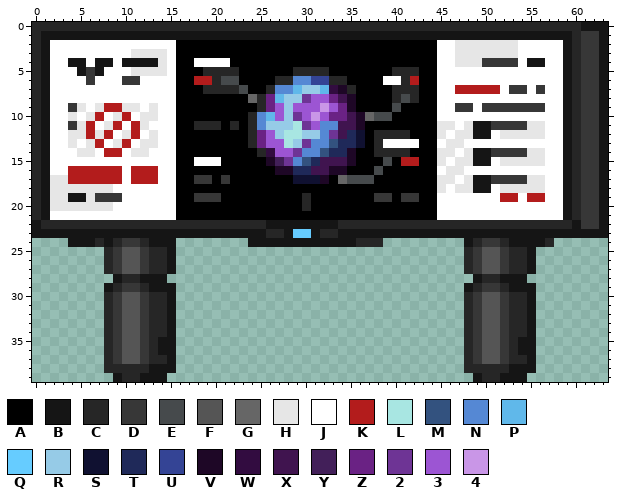
Pixel-art file: objects/knightfall/important/knightfall_advisoryscreen/sprite/main6.ase. The first picture shows the starting point.
64x40 pixels, 1 frame. Colours within 5 levels of each other are drawn and written as one.
Visible layers, top first: "Planet", "Planet Darkened" opacity 60%, "Text", "Connectors" opacity 40%, "Caution Strip", "Background", "Main".
Palette (. is transparent): A #000000  B #151515  C #262626  D #373737  E #464a4c  F #555555  G #666666  H #e6e6e6  J #ffffff  K #b31c1c  L #a8e6e2  M #33527f  N #5588d4  P #60b8ea  Q #66ccff  R #96cbe7  S #101131  T #1f2959  U #344495  V #1e0726  W #320c40  X #40144f  Y #421f59  Z #6a2284  2 #6e3495  3 #9c55d3  4 #c996e7
Pixels before (only the part around the change), first column x 17:
 0 CCCCCCCCCCCCCCCCCCCCCCCCCCCCCCCC
 1 BBBBBBBBBBBBBBBBBBBBBBBBBBBBBBBB
 2 AAAAAAAAAAAAAAAAAAAAAAAAAAAAJJHH
 3 AAAAAAAAAAAAAAAAAAAAAAAAAAAAJJHH
 4 AJJJJAAAAAAAAAAAAAAAAAAAAAAAJJHH
 5 AACCCCAAAAAACCCCAAAAAAACCCAAJJJJ
 6 AKKCEEAAAACCNNUUCCAAAAJJCKAAJJJJ
 7 AACCCCEAACNNPRRPWVCAAAACCCAAJJKK
 8 AAAAAAAGCZPRR233ZXVAAAACECAAJJJJ
 9 AAAAAAAACZ3R33343ZVAAAAEAAAAJJDD
10 AAAAAAACNP3R2343ZZXVGEEAAAAAJJJJ
11 ACCCACACNRRRL23NNXXVAAAAAAAAHHJH
12 AAAAAAACZ3RLLRRN2XTSACCCCAAAHJHH
13 AAAAAAACZ33LR2NNMTTSACJJJJAAJHHJ
14 AAAAAAAACW332NNMTTVAACCCCAAAHHJH
15 AJJJAAAAAVY2NMTXXXVAAAEAKKAAHJHH
16 AAAAAAAAAAVVTTXXVVAAAEAAAAAAJHHJ
17 ADDADAAAAAAASSSVAGEEEAAAAAAAHHJH
18 AAAAAAAAAAAAAAAAAAAAAAAAAAAAHJHH
19 ADDDAAAAAAAAACAAAAAAADDADDAAJJJJ
20 AAAAAAAAAAAAACAAAAAAAAAAAAAAJJJJ
21 AAAAAAAAAAAAAAAAAAAAAAAAAAAAJJJJ
22 CCCCCCCCCBBBBBBBBCCCCCCCCCCCCCCC
23 BBBBBBBBBCCBQQBCCBBBBBBBBBBBBBBB
24 .......BBBBBBBBBBBBCCC.........B
25 ...............................C
26 ...............................C
27 ...............................C
28 ................................
Once edited:
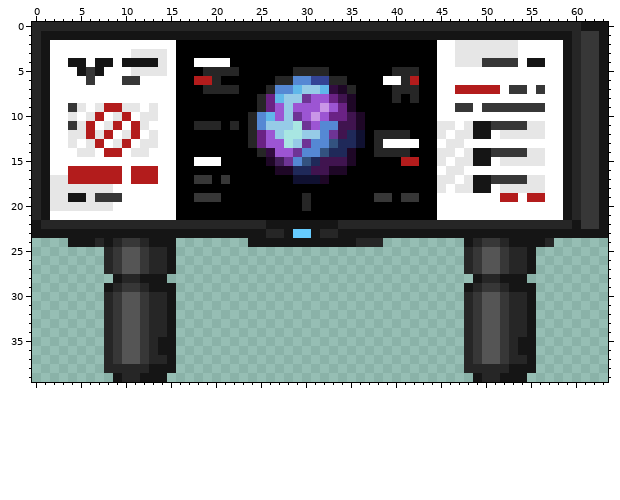
The edit:
layer "Connectors" now hidden
Changed rows in their new state; - is an unchanged pixel.
first column x 21:
 6 AA-------------------
 7 --A------------------
 8 ---A----------------A
 9 -------------------A-
10 ----------------AAA--
first column x 34:
15 -----A
16 ----A-
17 AAAA--
